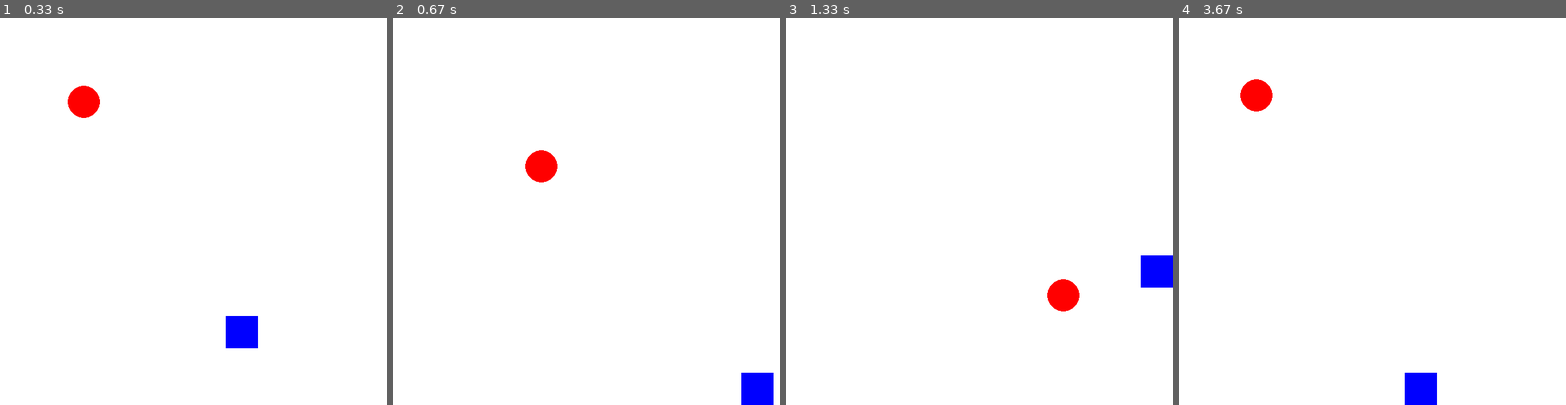
Above: before the commit, frames 1-4 (left to right).
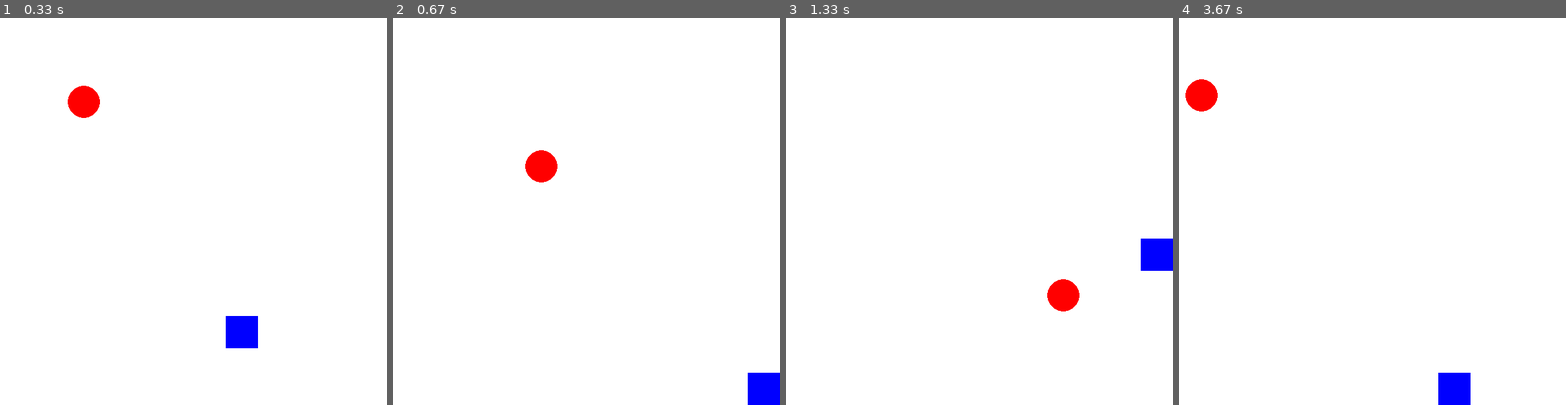
Above: after the commit, the same moments.

Repository: Alef-0/Pygame-Learning
Game: pygame game, started from ball_bounce.py
Same seed, same stepped clock (60 frames per second), same inputs: the game is played once before the commit and once after it.
Inputs:
- Up to frame 1 (0.33 s): no input
- Up to frame 2 (0.67 s): hold D from 0.33 s (still down)
- Up to frame 3 (1.33 s): release D at 0.8 s; hold W 0.83-1.13 s; hold D from 1.17 s (still down)
- Up to frame 4 (3.67 s): release D at 1.63 s; hold A 1.67-2.2 s; hold A 2.23-2.63 s; hold W 2.67-3.03 s; hold D from 3.07 s (still down)

Frame 1 is identical in both runs. In frame 2, 0.3% of the frame differs, in the area x 90-100%, y 91-100%; in frame 3, 0.7%; in frame 4, 2.5%, in the area x 1-76%, y 15-100%.

Commit message:
Increasing recursion

Diff:
--- a/ball_bounce.py
+++ b/ball_bounce.py
@@ -41,32 +41,47 @@
 acceleration = v2(0,1)
 velocity = v2(0,0)
 vx,vy = 5,5
+double = True
+
 while loop:
     keyboard = pg.key.get_pressed()
     for event in pg.event.get():
         if event.type == pg.QUIT: loop = False
         if event.type == pg.KEYDOWN:
-            if event.key == pg.K_w and player.rect.bottom==HEIGHT: velocity.y = -20
+            if event.key == pg.K_w and (player.rect.bottom==HEIGHT): velocity.y = -20
+            elif event.key == pg.K_w and double: velocity.y = -20; double = False
     clock.tick_busy_loop(FPS)
     pg.display.set_caption(f"{clock.get_fps()}")
 
-    acceleration = v2(0,0.9)
-    if keyboard[pg.K_a]:   acceleration.x -= 10
-    if keyboard[pg.K_d]:   acceleration.x += 10
+    if player.rect.bottom!=HEIGHT: acceleration = v2(0,0.9)
+    else: acceleration = v2(0,0)
 
-    velocity.x += acceleration.x + -1*velocity.x
+    if keyboard[pg.K_a]:   acceleration.x -= 5
+    if keyboard[pg.K_d]:   acceleration.x += 5
+
+    velocity.x += acceleration.x + -0.4*velocity.x
     velocity.y += acceleration.y
+
     player.rect.move_ip(velocity)
+    if abs(velocity.x) < 0.1: velocity.x = 0
     if player.rect.left < 0: player.rect.left = 0
     if player.rect.right > WIDTH: player.rect.right = WIDTH
-    if player.rect.bottom > HEIGHT: player.rect.bottom = HEIGHT
+    if player.rect.bottom > HEIGHT:
+        player.rect.bottom = HEIGHT;
+        double = True
+        velocity.y = 0
     if player.rect.top < 0 : player.rect.top = 0
 
+
     if pg.sprite.collide_mask(player,box):
-        if abs(player.rect.bottom - box.rect.top) <= 10 or velocity.y > 0:  player.rect.bottom = box.rect.top; velocity.y = -20
-        if abs(player.rect.top - box.rect.bottom) <= 10:  box.rect.bottom = player.rect.top
-        if abs(player.rect.right - box.rect.left) <= 10:  box.rect.left = player.rect.right
-        if abs(player.rect.left - box.rect.right) <= 10:  box.rect.right = player.rect.left
+        if (abs(player.rect.bottom - box.rect.top) < abs(20) and player.rect.bottom!=HEIGHT) or (velocity.y > 0 and player.rect.bottom<box.rect.centery):
+            player.rect.bottom = box.rect.top; velocity.y = -20
+            if vy<0: vy*=-1
+        if abs(player.rect.top - box.rect.bottom) < abs(20):
+            box.rect.bottom = player.rect.top;
+            if vy>0: vy*=-1
+        if abs(player.rect.right - box.rect.left) < abs(20):  box.rect.left = player.rect.right
+        if abs(player.rect.left - box.rect.right) < abs(20):  box.rect.right = player.rect.left
 
     #colisao
     box.rect.x += vx
@@ -74,10 +89,10 @@
 
     #colisao com box
     if pg.sprite.collide_mask(player,box):
-        if abs(player.rect.top - box.rect.bottom) <= 10: vy*=-1; box.rect.bottom = player.rect.top
-        if abs(player.rect.bottom - box.rect.top) <= 10: vy*=-1; box.rect.top = player.rect.bottom
-        if abs(player.rect.right - box.rect.left) <= 10: vx*=-1; box.rect.left = player.rect.right
-        if abs(player.rect.left - box.rect.right) <= 10: vx*=-1; box.rect.right = player.rect.left
+        if abs(player.rect.top - box.rect.bottom) <= abs(vy): (vy)*=-1; box.rect.bottom = player.rect.top
+        if abs(player.rect.bottom - box.rect.top) <= abs(vy): (vy)*=-1; box.rect.top = player.rect.bottom
+        if abs(player.rect.right - box.rect.left) <= abs(vx): (vx)*=-1; box.rect.left = player.rect.right
+        if abs(player.rect.left - box.rect.right) <= abs(vx): (vx)*=-1; box.rect.right = player.rect.left
 
     if box.rect.left <= 0: vx*=-1; box.rect.left = 0
     if box.rect.right >= WIDTH: vx*=-1; box.rect.right = WIDTH
--- a/camera (DONE)/create.py
+++ b/camera (DONE)/create.py
@@ -1,23 +1,23 @@
 from random import shuffle, randrange
 from os import path
+from sys import setrecursionlimit as setrec
 CWD = path.dirname(__file__)
 
 def make_maze(w = 16, h = 8):
+    setrec(1000000000)
     vis = [[False] * w + [True] for _ in range(h)] + [[True] * (w + 1)]
+    hor = [["+--"] * w + ['+'] for _ in range(h + 1)]
     ver = [["|  "] * w + ['|'] for _ in range(h)] + [[]]
-    hor = [["+--"] * w + ['+'] for _ in range(h + 1)]
 
     def walk(x, y):
         vis[y][x] = True
         d = [(x - 1, y), (x, y + 1), (x + 1, y), (x, y - 1)]
-
         shuffle(d)
         for (xx, yy) in d:
             if vis[yy][xx]: continue
             if xx == x: hor[max(y, yy)][x] = "+  "
             if yy == y: ver[y][max(x, xx)] = "   "
             walk(xx, yy)
-
 
     walk(randrange(w), randrange(h))
 
@@ -30,4 +30,6 @@
 def make_map(width=15,height=15):
     with open(path.join(CWD,"maze.txt"),"w") as f: f.write(make_maze(width,height))
 
-if __name__=="__main__": print(make_maze(15,15))
+if __name__=="__main__":
+    with open("maze.txt","w") as f:
+        f.write(make_maze(50,50))
--- a/camera (DONE)/maze.py
+++ b/camera (DONE)/maze.py
@@ -49,7 +49,8 @@
         if keyboard[pg.K_d]: self.accx += 0.5
 
         #imagem
-        rel_x,rel_y = goal.rect.x - self.rect.x,goal.rect.y - self.rect.y
+        mouse_x,mouse_y = pg.mouse.get_pos()
+        rel_x,rel_y = mouse_x - camera.camera.move(self.rect.topleft).x, mouse_y - camera.camera.move(self.rect.topleft).y
         self.angle = 180/pi * -atan2(rel_y,rel_x)
         self.image = pg.transform.rotozoom((self.original),self.angle+90,1)
 
--- a/camera (DONE)/maze.txt
+++ b/camera (DONE)/maze.txt
@@ -1,31 +1,31 @@
 +--+--+--+--+--+--+--+--+--+--+--+--+--+--+--+
-|              |     |     |           |     |
-+  +  +--+--+  +  +  +  +  +--+  +--+  +  +  +
-|  |        |     |  |  |  |     |     |  |  |
-+  +--+--+  +--+--+  +  +  +  +--+--+  +  +  +
-|     |  |  |     |     |     |     |     |  |
-+--+  +  +  +  +  +  +--+--+--+  +  +--+--+--+
-|  |  |  |  |  |  |  |        |  |           |
-+  +  +  +  +  +  +  +  +--+  +  +--+--+--+  +
-|  |     |  |  |  |  |  |     |  |     |  |  |
-+  +--+  +  +--+  +  +  +  +--+  +  +  +  +  +
-|        |     |     |  |        |  |     |  |
-+--+--+--+--+  +  +--+  +--+--+--+  +--+--+  +
-|              |     |        |     |     |  |
-+  +--+--+--+--+--+  +--+--+  +  +  +  +--+  +
-|  |              |        |     |  |  |     |
-+  +--+--+--+  +--+--+--+  +--+--+  +  +  +--+
-|           |     |     |        |  |     |  |
-+--+--+--+  +--+  +  +  +--+--+  +  +--+--+  +
-|        |     |     |     |     |     |     |
-+  +--+  +--+  +  +--+--+  +  +--+--+  +  +  +
-|  |           |  |     |           |  |  |  |
-+  +--+--+--+--+  +  +--+--+--+--+  +  +  +  +
-|  |        |        |           |  |  |  |  |
-+  +  +--+  +--+--+--+  +--+--+  +--+  +--+  +
-|  |     |  |        |  |     |  |     |     |
-+  +--+  +  +  +--+  +  +  +--+  +  +--+  +  +
-|  |     |  |  |  |  |  |     |  |     |  |  |
-+  +  +--+  +  +  +  +  +--+  +  +--+  +  +  +
-|        |        |           |           |  |
+|     |        |        |           |        |
++  +  +  +--+--+  +  +--+  +--+  +  +--+  +  +
+|  |     |        |     |  |     |        |  |
++  +--+--+  +--+--+--+  +  +  +--+--+--+--+--+
+|              |        |  |        |        |
++--+--+--+--+  +  +--+--+  +--+--+  +  +--+  +
+|        |     |                 |     |     |
++  +--+  +--+--+--+--+--+--+--+--+  +--+  +  +
+|  |        |           |        |  |     |  |
++  +--+--+  +  +--+--+  +  +--+  +  +  +--+  +
+|        |     |     |     |     |  |  |     |
++--+--+  +--+--+  +--+--+--+  +--+--+  +  +--+
+|        |                    |     |  |  |  |
++  +--+--+  +--+--+--+--+--+--+  +  +  +  +  +
+|     |     |        |           |     |     |
++--+  +--+  +--+  +  +--+--+  +--+--+--+--+  +
+|  |     |        |  |     |     |        |  |
++  +  +  +--+--+--+  +  +  +  +  +  +--+--+  +
+|  |  |     |     |     |  |  |  |        |  |
++  +--+--+  +  +  +--+--+  +  +  +--+--+  +  +
+|     |     |  |     |     |  |        |     |
++--+  +  +--+  +--+--+  +--+--+  +--+  +--+--+
+|  |  |  |  |     |     |     |     |        |
++  +  +  +  +  +  +  +--+  +  +--+--+--+  +  +
+|  |     |  |  |     |     |     |     |  |  |
++  +--+--+  +  +--+--+  +--+--+  +  +  +--+  +
+|     |        |        |     |  |  |     |  |
++  +--+  +--+--+--+  +--+  +  +  +  +--+  +  +
+|                    |     |        |        |
 +--+--+--+--+--+--+--+--+--+--+--+--+--+--+--+
